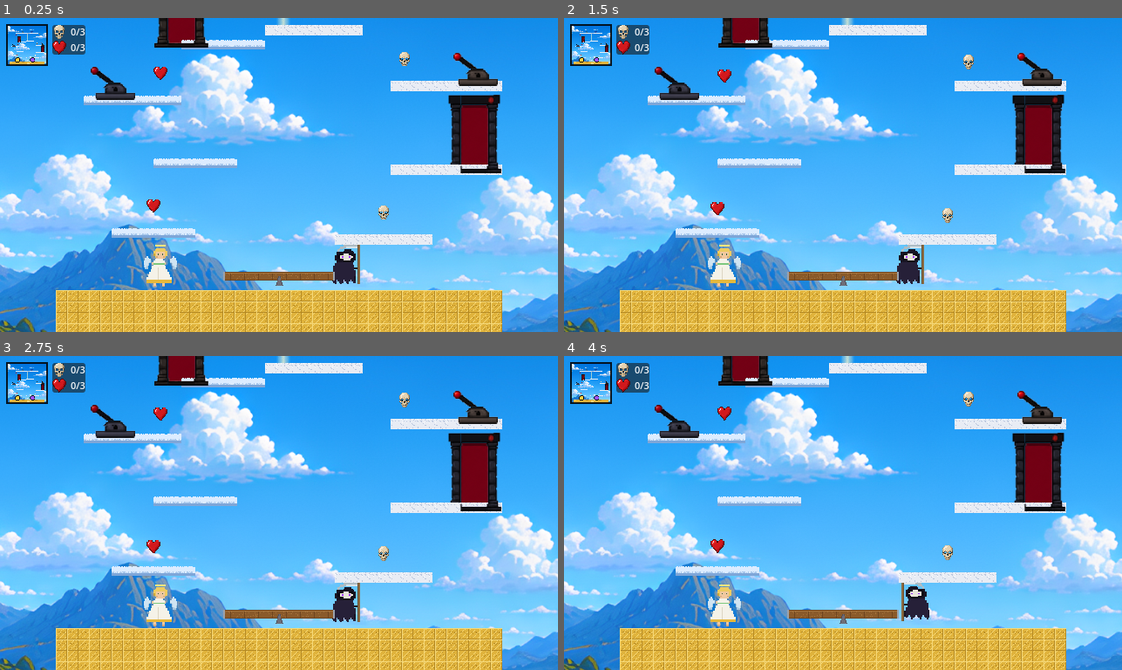
Above: before the commit, frames 1-4 (two rows, left to right).
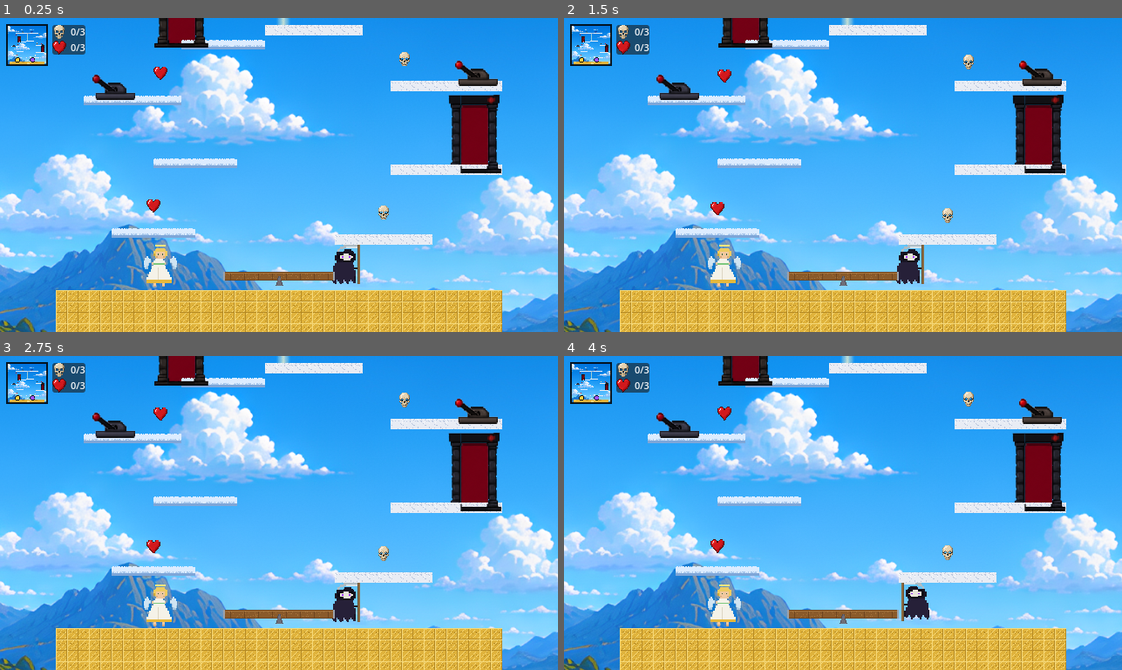
Above: after the commit, the same moments.

Repository: mionsek/life-death
Game: Godot game, scene res://scenes/levels/heaven/Level_Heaven_01.tscn
Two runs of this game, one before a commit and one after it. Both use one fixed random seed, a clock stepped at 60 frames per second and the inputs below. This scene is started directly instead of the project's main scene.
Inputs (mouse positions are in pixels of both pictures, inside the frame that each line leads up to):
- Up to frame 1 (0.25 s): no input
- Up to frame 2 (1.5 s): tap Enter (ui_accept) at 0.5, 0.77, 1.07 s; move the mouse to (965, 159) at 0.52 s; hold Right (ui_right) 0.53-1.25 s; hold Shift 0.53-1.25 s; click (965, 159) at 0.67 s; drag from (731, 190) to (675, 90) at 1.27 s
- Up to frame 3 (2.75 s): move the mouse to (334, 443) at 2.02 s; hold Right (ui_right) from 2.03 s (still down); tap Ctrl at 2.1 s
- Up to frame 4 (4 s): release Right (ui_right) at 2.75 s; drag from (815, 575) to (1038, 412) at 2.77 s; move the mouse to (1010, 560) at 3.52 s; hold Left (ui_left) from 3.53 s (still down); tap Alt at 3.6 s; tap Enter (ui_accept) at 3.77 s

The runs differ from the first frame. In frame 1, 0.4% of the frame differs, in the area x 2-90%, y 0-49%; in frame 2, 0.4%; in frame 3, 0.4%; in frame 4, 0.4%.

Commit message:
fix: lever handle anchored at the base's black dot; improved door art (024)
- HandlePivot moved from mid-air (3.8,-25) to the black dot painted on the
  stand — measured from the art via a row histogram of near-black pixels
  (dot cluster at image (40,33) => scene (6,-15)); the handle's grip-end
  anchor refined to (34,21). The stick now stays planted in its socket
  through the whole sweep, OFF (left) <-> ON (right, ~95 deg).
- Door.tscn wired to the user's refined art set (door_back_1 /
  door_front_1 / door_light_1).
- Dev helpers kept in tools/: find_anchor.gd (art geometry scan) and
  LeverPreview.tscn (close-up toggle preview at 5x zoom).

Tests: 133 passing.

Co-Authored-By: Claude Opus 4.8 <noreply@anthropic.com>

Diff:
--- a/game/scenes/obstacles/Door.tscn
+++ b/game/scenes/obstacles/Door.tscn
@@ -1,10 +1,10 @@
 [gd_scene load_steps=9 format=3 uid="uid://door"]
 
 [ext_resource type="Script" path="res://scripts/obstacles/door.gd" id="1"]
-[ext_resource type="Texture2D" path="res://assets/sprites/doors/door_back.png" id="2"]
+[ext_resource type="Texture2D" path="res://assets/sprites/doors/door_back_1.png" id="2"]
 [ext_resource type="Texture2D" path="res://assets/sprites/doors/door_gate.png" id="3"]
-[ext_resource type="Texture2D" path="res://assets/sprites/doors/door_front.png" id="4"]
-[ext_resource type="Texture2D" path="res://assets/sprites/doors/door_light.png" id="5"]
+[ext_resource type="Texture2D" path="res://assets/sprites/doors/door_front_1.png" id="4"]
+[ext_resource type="Texture2D" path="res://assets/sprites/doors/door_light_1.png" id="5"]
 [ext_resource type="Shader" path="res://shaders/door_gate.gdshader" id="6"]
 
 [sub_resource type="RectangleShape2D" id="shape"]
--- a/game/scenes/obstacles/Lever.tscn
+++ b/game/scenes/obstacles/Lever.tscn
@@ -23,11 +23,11 @@
 texture = ExtResource("2")
 
 [node name="HandlePivot" type="Node2D" parent="."]
-position = Vector2(3.8, -25)
+position = Vector2(6, -15)
 
 [node name="LeverHandle" type="Sprite2D" parent="HandlePivot"]
 z_index = 3
 texture_filter = 2
 centered = false
-offset = Vector2(-34, -23)
+offset = Vector2(-34, -21)
 texture = ExtResource("3")
--- /dev/null
+++ b/game/tools/LeverPreview.tscn
@@ -0,0 +1,31 @@
+[gd_scene load_steps=3 format=3 uid="uid://lever_preview_tmp"]
+
+[ext_resource type="PackedScene" uid="uid://lever" path="res://scenes/obstacles/Lever.tscn" id="1"]
+
+[sub_resource type="GDScript" id="preview_script"]
+script/source = "extends Node2D
+
+# Dev preview: flips the lever every second so the pivot can be inspected.
+var _t := 0.0
+
+func _process(delta: float) -> void:
+	_t += delta
+	if _t > 1.0:
+		_t = 0.0
+		$Lever._apply_toggle()
+"
+
+[node name="LeverPreview" type="Node2D"]
+script = SubResource("preview_script")
+
+[node name="Bg" type="ColorRect" parent="."]
+offset_right = 640.0
+offset_bottom = 360.0
+color = Color(0.5, 0.6, 0.7, 1)
+
+[node name="Lever" parent="." instance=ExtResource("1")]
+position = Vector2(320, 220)
+
+[node name="Cam" type="Camera2D" parent="."]
+position = Vector2(320, 190)
+zoom = Vector2(5, 5)
--- /dev/null
+++ b/game/tools/find_anchor.gd
@@ -0,0 +1,39 @@
+# Dev helper: prints the geometry needed to anchor the lever handle on the
+# base's black dot — the dot's centroid in lever_base.png and the handle's
+# grip-end position in lever_handle.png.
+# Run: godot --headless -s res://tools/find_anchor.gd
+extends SceneTree
+
+
+func _init() -> void:
+	var base := Image.load_from_file(ProjectSettings.globalize_path("res://assets/sprites/doors/lever_base.png"))
+	var handle := Image.load_from_file(ProjectSettings.globalize_path("res://assets/sprites/doors/lever_handle.png"))
+	print("base size: ", base.get_size(), "  handle size: ", handle.get_size())
+
+	# black dot = near-black, opaque pixels
+	var sum := Vector2.ZERO
+	var count := 0
+	for y in base.get_height():
+		for x in base.get_width():
+			var c := base.get_pixel(x, y)
+			if c.a > 0.9 and maxf(c.r, maxf(c.g, c.b)) < 0.12:
+				sum += Vector2(x, y)
+				count += 1
+	if count > 0:
+		print("black dot centroid in base: ", sum / count, " (", count, " px)")
+
+	# handle: bounding box of opaque pixels + red knob centroid (to know which
+	# end is the grip)
+	var used := handle.get_used_rect()
+	print("handle used rect: ", used)
+	var red_sum := Vector2.ZERO
+	var red_count := 0
+	for y in handle.get_height():
+		for x in handle.get_width():
+			var c := handle.get_pixel(x, y)
+			if c.a > 0.5 and c.r > 0.5 and c.g < 0.35 and c.b < 0.35:
+				red_sum += Vector2(x, y)
+				red_count += 1
+	if red_count > 0:
+		print("red knob centroid in handle: ", red_sum / red_count, " (", red_count, " px)")
+	quit()
Binary file added: game/assets/sprites/doors/door_back_1.png
Binary file added: game/assets/sprites/doors/door_front_1.png
Binary file added: game/assets/sprites/doors/door_light_1.png
Binary file changed: game/i18n/translations.en.translation
Binary file changed: game/i18n/translations.pl.translation
Not shown, added: game/tools/find_anchor.gd.uid
